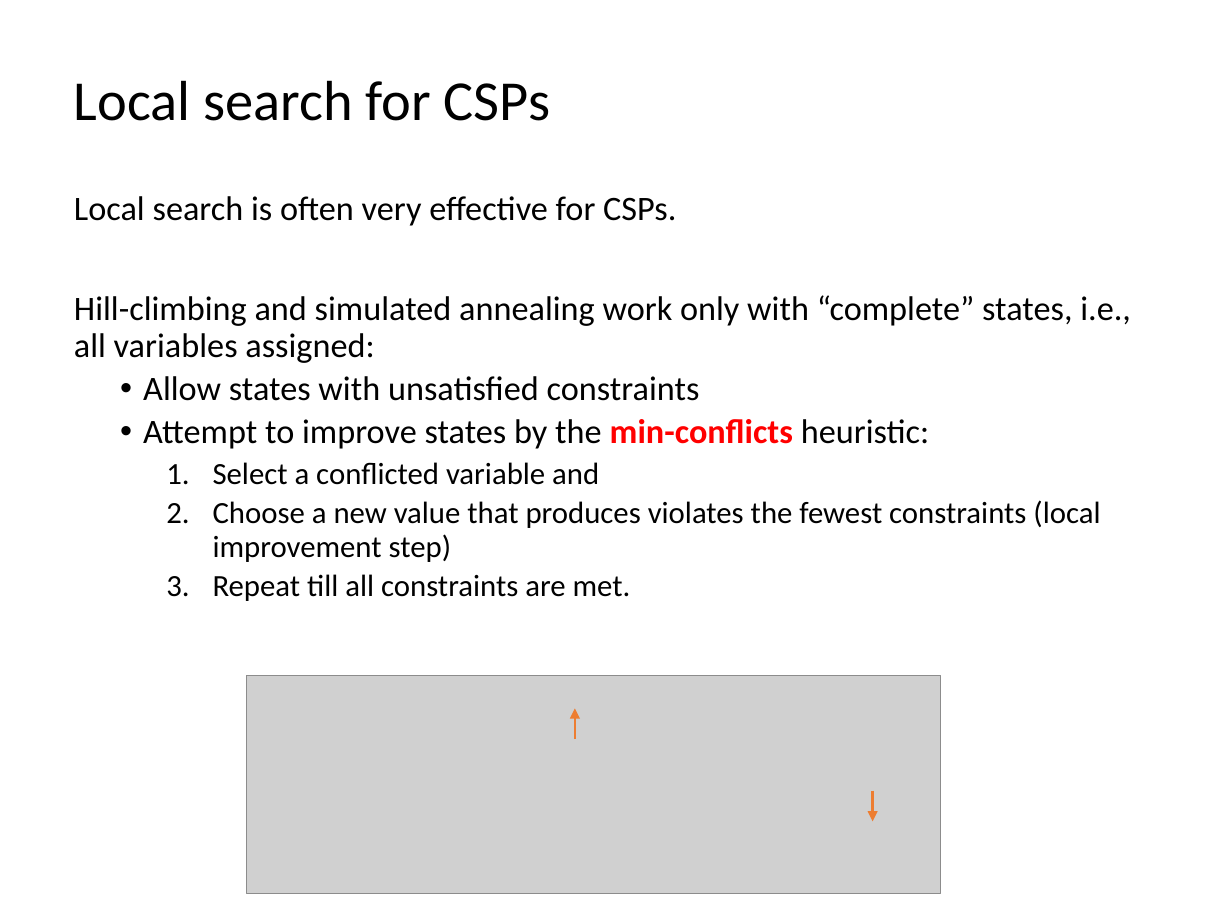
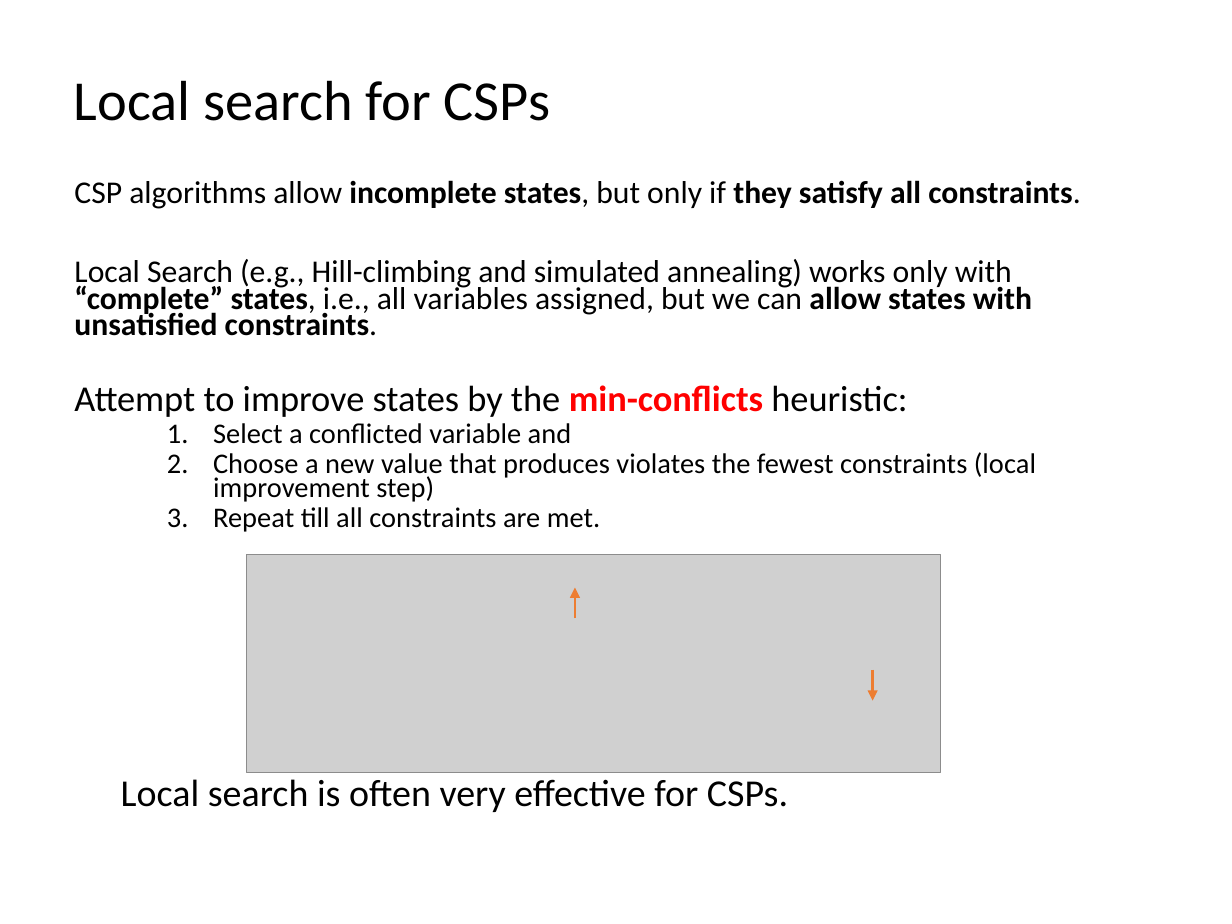
Before and after one commit to mhahsler/CS7320-AI, a slide deck: slide 19 of slides/06_CSP.pptx. Drawn at 1232x924 pixels with LibreOffice and Linux fonts; fonts in the diff are those of the drawing; grey boxes stand for pictures. Boxes give left, top, right and bottom in pixels: in the first picture for what was removed or moved away, otherwise in the second. Text is boxed around its words. In the diff, an @@ line names an element or a change of style, - is before the commit and + after.

```diff
--- a/slides/06_CSP.pptx
+++ b/slides/06_CSP.pptx
@@ text "CSP algorithms allow incomplete states, ...": place and size @@
-text "CSP algorithms allow incomplete states, ..." at <box>74,196,1131,601</box>
+text "CSP algorithms allow incomplete states, ..." at <box>74,180,1080,812</box>
@@ text at <box>74,180,1080,336</box>: text changed; size 20 to 18.5 pt @@
-Local search is often very effective for CSPs.
-Hill-climbing and simulated annealing work only with “complete” states, i.e., all variables assigned:
-  • Allow states with unsatisfied constraints
+CSP algorithms allow incomplete states, but only if they satisfy all constraints.
+Local Search (e.g., Hill-climbing and simulated annealing) works only with “complete” states, i.e., all variables assigned, but we can allow states with unsatisfied constraints.
@@ text at <box>74,385,1036,532</box>: size 20 to 21.3 pt in "Attempt to improve states by the min-conflicts ..."; size 18 to 16.6 pt in "Select a conflicted variable and", "Choose a new value that produces violates ...", "Repeat till all constraints are met."; bullet • to none; list level 2 to 1 in "Attempt to improve states by ..."; line spacing 0.9 to 0.7 @@
@@ 2 arrows, 1 picture: place and size @@
-2 arrows, 1 picture at <box>246,675,941,893</box>
+2 arrows, 1 picture at <box>246,554,941,772</box>
@@ text at <box>121,779,788,812</box>: paragraph added @@
+  Local search is often very effective for CSPs.
```
Also in this commit, not shown: 2 other slides changed, 1 other file.
